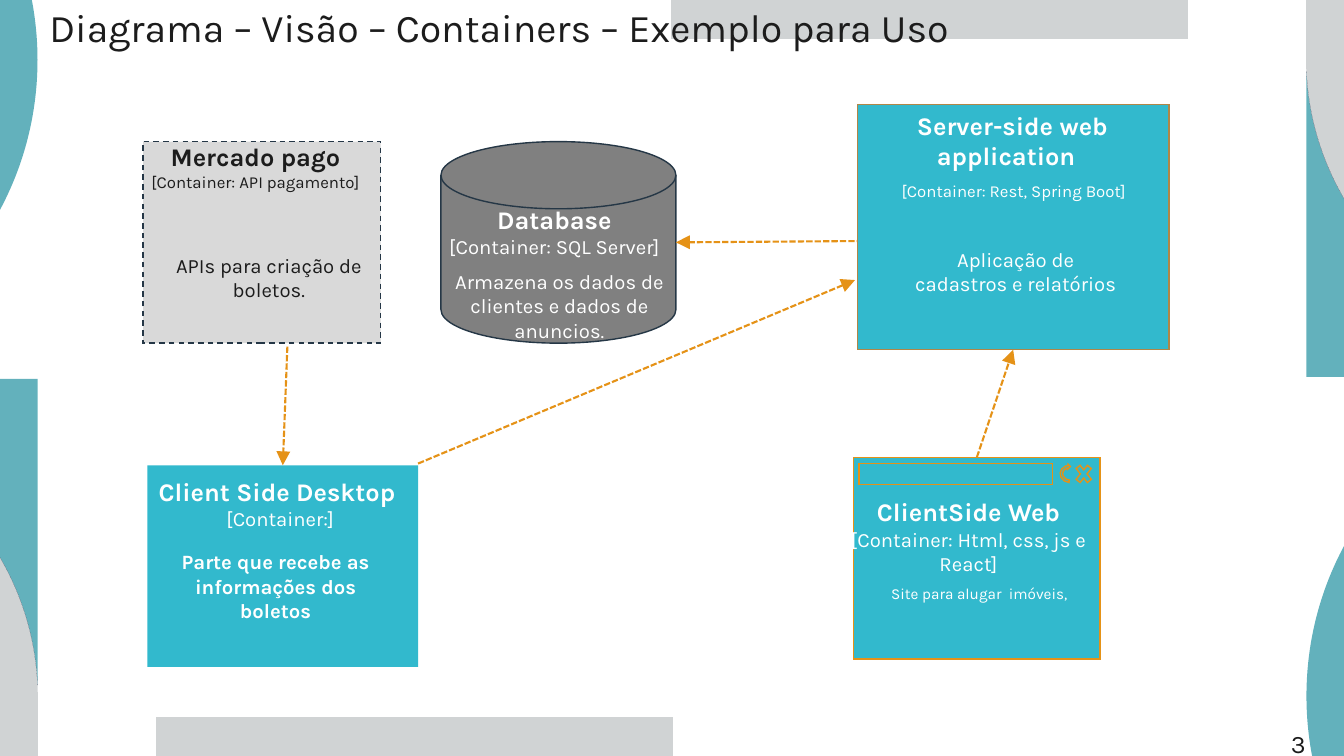
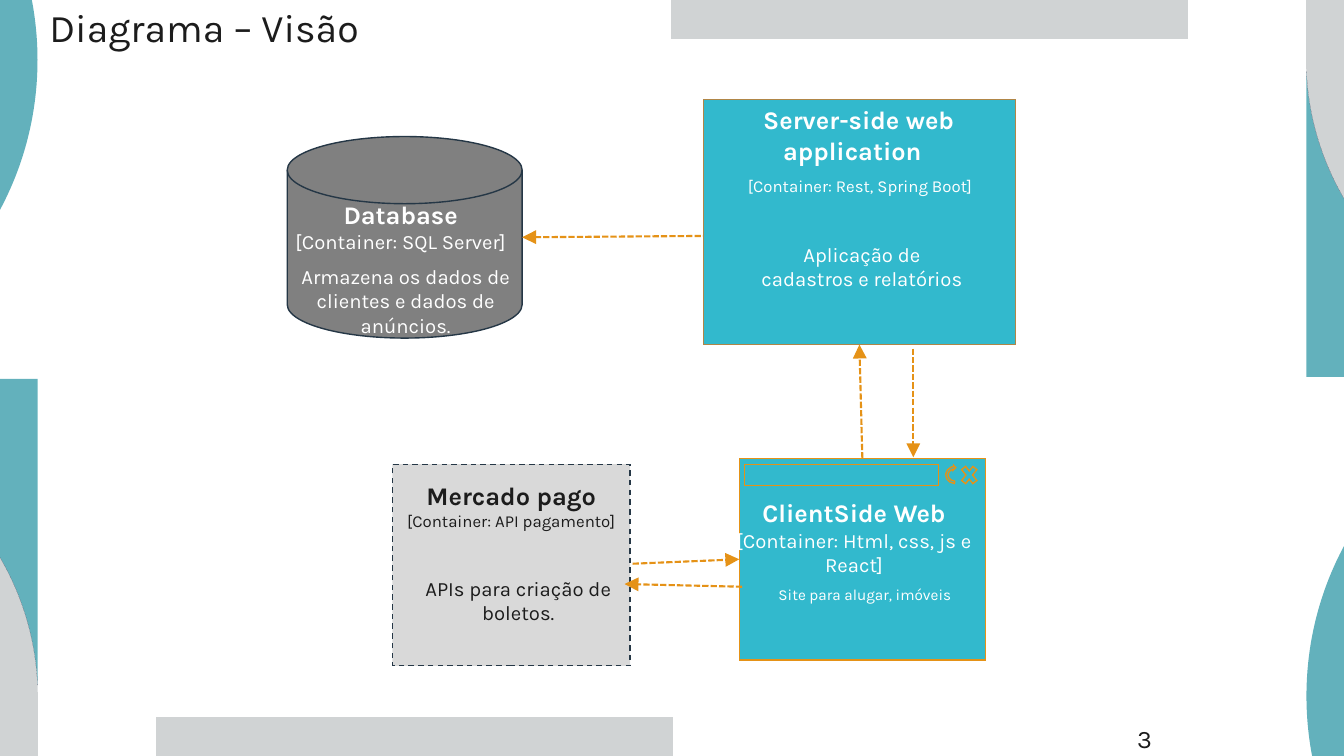
Before and after one commit to Dream-House-Grupo-9/Documentos, a slide deck: slide 3 of SPRINT2/EntregávelContainer(Verificar).pptx. Drawn at 1344x756 pixels with LibreOffice and Linux fonts; fonts in the diff are those of the drawing. Boxes give left, top, right and bottom in pixels: in the first picture for what was removed or moved away, otherwise in the second. Text is boxed around its words. In the diff, an @@ line names an element or a change of style, - is before the commit and + after.

Commit message:
Desenho de solução de software

```diff
--- a/SPRINT2/EntregávelContainer(Verificar).pptx
+++ b/SPRINT2/EntregávelContainer(Verificar).pptx
@@ text at [49, 15, 358, 52]: text changed @@
-Diagrama – Visão – Containers – Exemplo para Uso
+Diagrama – Visão
@@ 4 texts, 1 page number, 1 rectangle, 1 cylinder, 1 arrow: place and size @@
-4 texts, 1 page number, 1 rectangle, 1 cylinder, 1 arrow at [441, 105, 1306, 754]
+4 texts, 1 page number, 1 rectangle, 1 cylinder, 1 arrow at [287, 100, 1152, 749]
@@ text at [301, 270, 509, 338]: text changed @@
-Armazena os dados de clientes e dados de anuncios.
+Armazena os dados de clientes e dados de anúncios.
@@ arrow removed from (418, 464) to (855, 280) @@
@@ arrow moved from (977, 458) - (1013, 350) to (863, 459) - (860, 345) @@
@@ arrow added from (913, 349) to (913, 458), #E59217 1.5 pt dashed @@
@@ rectangle removed at [147, 466, 418, 667] @@
@@ text "Mercado pago": place and size @@
-text "Mercado pago" at [151, 148, 359, 192]
+text "Mercado pago" at [407, 487, 615, 531]
@@ rectangle: place and size @@
-rectangle at [143, 141, 381, 343]
+rectangle at [392, 465, 630, 666]
@@ 2 rectangles, 1 text, 1 cross, 1 circular arrow: place and size @@
-2 rectangles, 1 text, 1 cross, 1 circular arrow at [851, 458, 1100, 659]
+2 rectangles, 1 text, 1 cross, 1 circular arrow at [737, 459, 985, 660]
@@ text removed at [159, 483, 395, 528] @@
-Client Side Desktop
-[Container:]
@@ text removed at [182, 555, 370, 619] @@
-Parte que recebe as informações dos boletos
@@ arrow moved from (287, 347) - (283, 466) to (633, 564) - (739, 560) @@
@@ text "APIs para criação de boletos.": place and size @@
-text "APIs para criação de boletos." at [176, 259, 361, 297]
+text "APIs para criação de boletos." at [425, 582, 610, 620]
@@ arrow added from (742, 587) to (625, 584), #E59217 1.5 pt dashed @@
@@ text at [778, 588, 951, 604]: text changed @@
-Site para alugar imóveis,
+Site para alugar, imóveis
```
